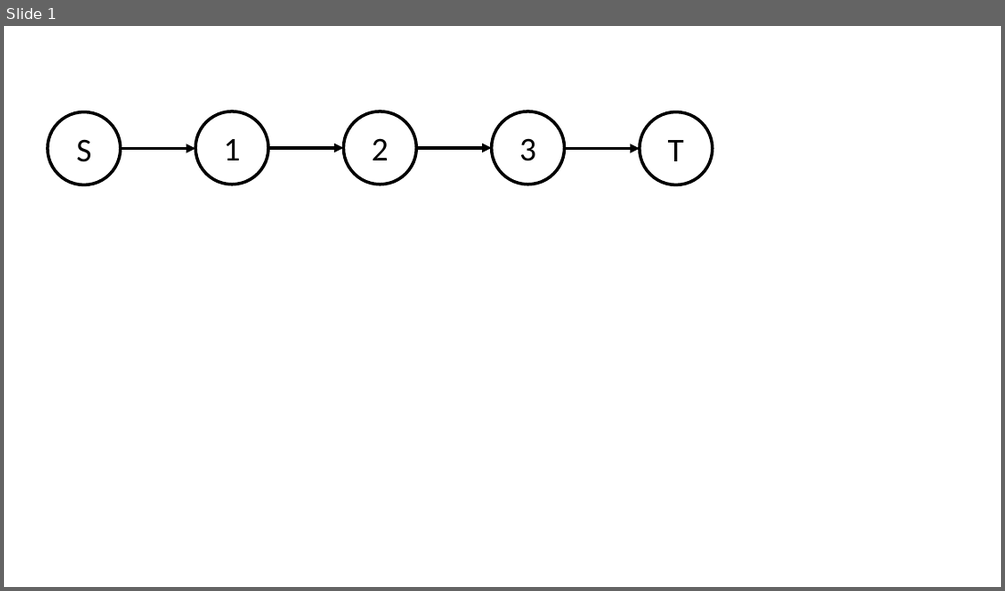
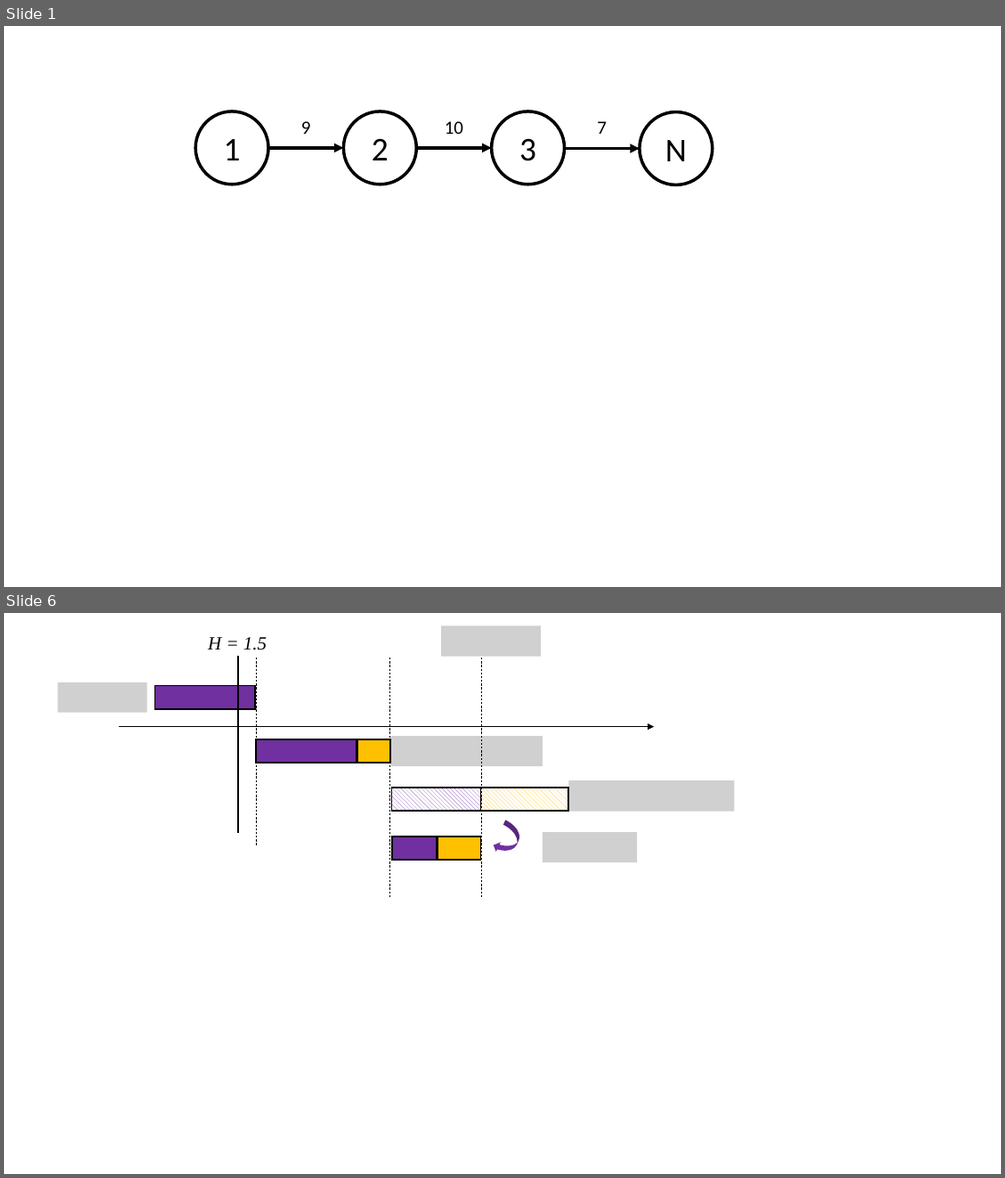
Before and after one commit to haoxiangyang89/PERT, a slide deck: Writeup/Graphs.pptx. Shown one above the other, each under a label of ours: slide 1 before the commit, slides 1 and 6 after it; the slides between them are not shown. The pictures are 1005x591 and 1005x1178 pixels, drawn with LibreOffice and Linux fonts; fonts in the diff are those of the drawing; grey boxes stand for pictures. Boxes give left, top, right and bottom in pixels: in the first picture for what was removed or moved away, otherwise in the second. Text is boxed around its words. In the diff, an @@ line names an element or a change of style, - is before the commit and + after.

```diff
--- a/Writeup/Graphs.pptx
+++ b/Writeup/Graphs.pptx
@@ slide 6 added at <box>4,613,1001,1174</box>, background #FFFFFF @@
@@ text added at <box>208,637,267,650</box>, 18 pt, text #000000, italic @@
+H = 1.5
@@ picture added at <box>442,625,542,657</box> @@
@@ line added from (238, 656) to (238, 833), #000000 1.5 pt @@
@@ line added from (256, 657) to (256, 846), #000000 0.5 pt dashed @@
@@ line added from (390, 657) to (390, 898), #000000 0.5 pt dashed @@
@@ line added from (481, 657) to (481, 898), #000000 0.5 pt dashed @@
@@ picture added at <box>57,682,146,713</box> @@
@@ rectangle added at <box>155,686,255,709</box>, fill #7030A0, outline #000000 1.5 pt @@
@@ arrow added from (119, 727) to (654, 727), #000000 1.5 pt @@
@@ rectangle added at <box>256,739,357,763</box>, fill #7030A0, outline #000000 1.5 pt @@
@@ rectangle added at <box>357,739,390,763</box>, fill #FFC000, outline #000000 1.5 pt @@
@@ picture added at <box>390,736,542,766</box> @@
@@ rectangle added at <box>391,787,480,811</box>, fill pattern #7030A0 on #FFFFFF, outline #000000 1.5 pt @@
@@ rectangle added at <box>480,787,568,811</box>, fill pattern #FFC000 on #FFFFFF, outline #000000 1.5 pt @@
@@ picture added at <box>568,780,735,811</box> @@
@@ curved left arrow added at <box>492,820,525,859</box>, fill #7030A0 @@
@@ rectangle added at <box>392,836,437,860</box>, fill #7030A0, outline #000000 1.5 pt @@
@@ rectangle added at <box>437,836,480,860</box>, fill #FFC000, outline #000000 1.5 pt @@
@@ picture added at <box>542,832,637,862</box> @@
@@ slide 1 changed as well @@
@@ ellipse removed at <box>48,112,120,184</box> @@
-S
@@ text added at <box>301,121,311,134</box>, 18 pt, text #000000 @@
+9
@@ text added at <box>445,121,463,134</box>, 18 pt, text #000000 @@
+10
@@ text added at <box>597,121,607,134</box>, 18 pt, text #000000 @@
+7
@@ arrow removed from (121, 149) to (195, 149) @@
@@ text in ellipse at <box>665,140,687,161</box>: text changed @@
-T
+N
```
Also in this commit, not shown: 6 other slides added, 16 other files.
